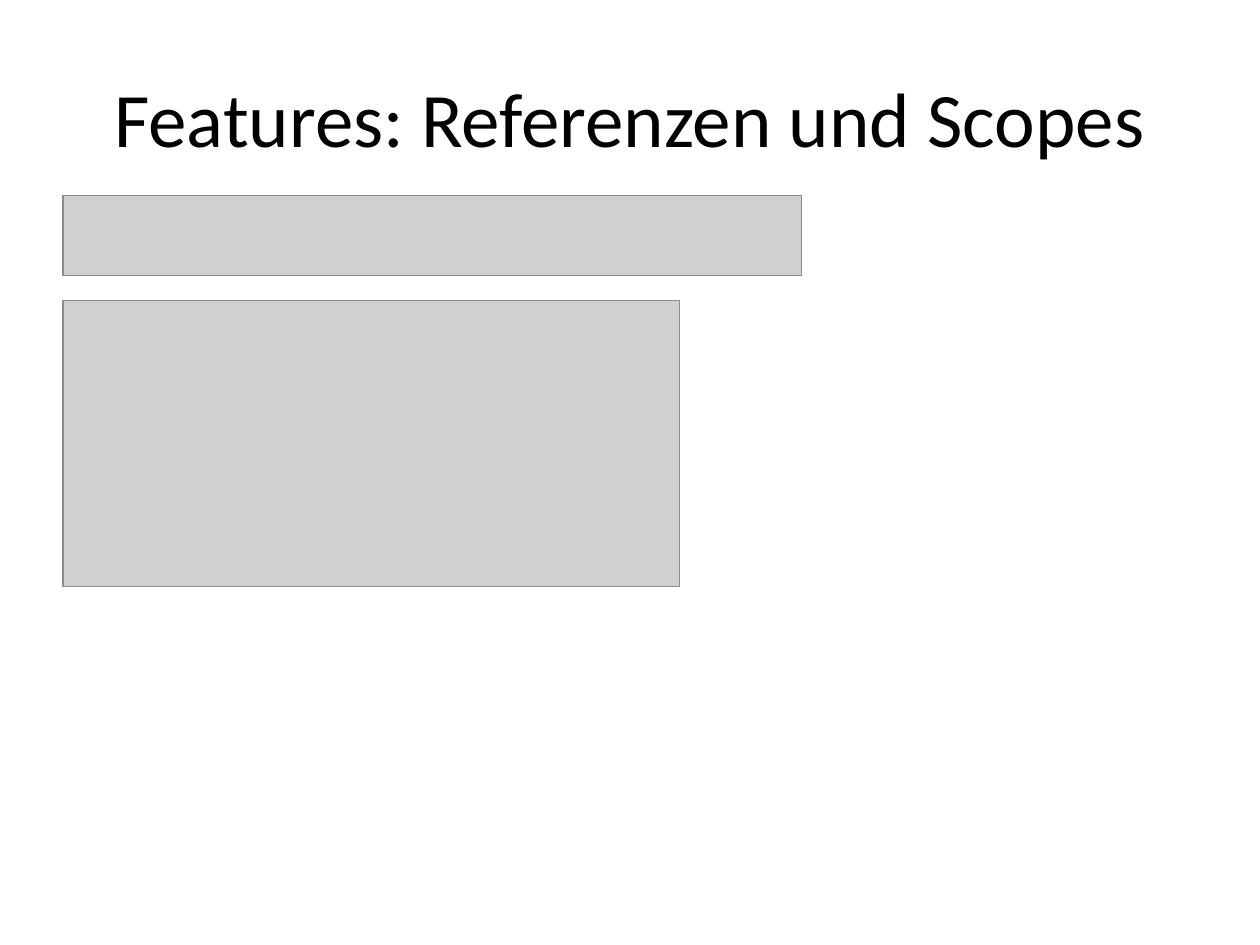
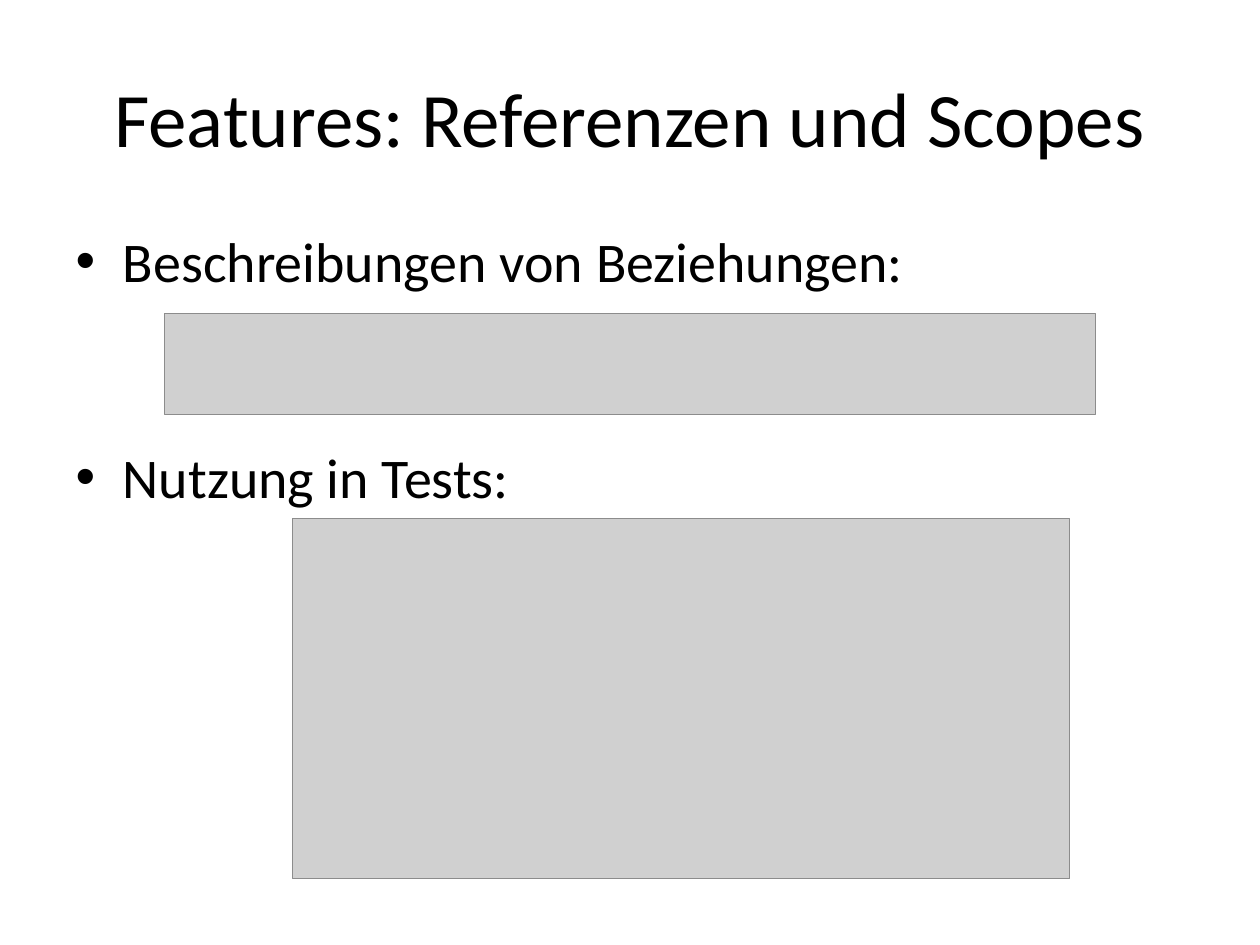
Before and after one commit to seerhein-lab/testdata-dsl, a slide deck: slide 8 of documentation/seitenbau/praesentation.pptx. Drawn at 1260x945 pixels with LibreOffice and Linux fonts; fonts in the diff are those of the drawing; grey boxes stand for pictures. Boxes give left, top, right and bottom in pixels: in the first picture for what was removed or moved away, otherwise in the second. Text is boxed around its words. In the diff, an @@ line names an element or a change of style, - is before the commit and + after.

```diff
--- a/documentation/seitenbau/praesentation.pptx
+++ b/documentation/seitenbau/praesentation.pptx
@@ text added at [123,243,903,508], 32 pt, text #000000 @@
+• Beschreibungen von Beziehungen:
+• Nutzung in Tests:
@@ picture: place and size @@
-picture at [63,195,801,276]
+picture at [165,314,1096,415]
@@ picture: place and size @@
-picture at [63,301,680,587]
+picture at [292,518,1070,878]
```
Also in this commit, not shown: 7 other slides changed.
